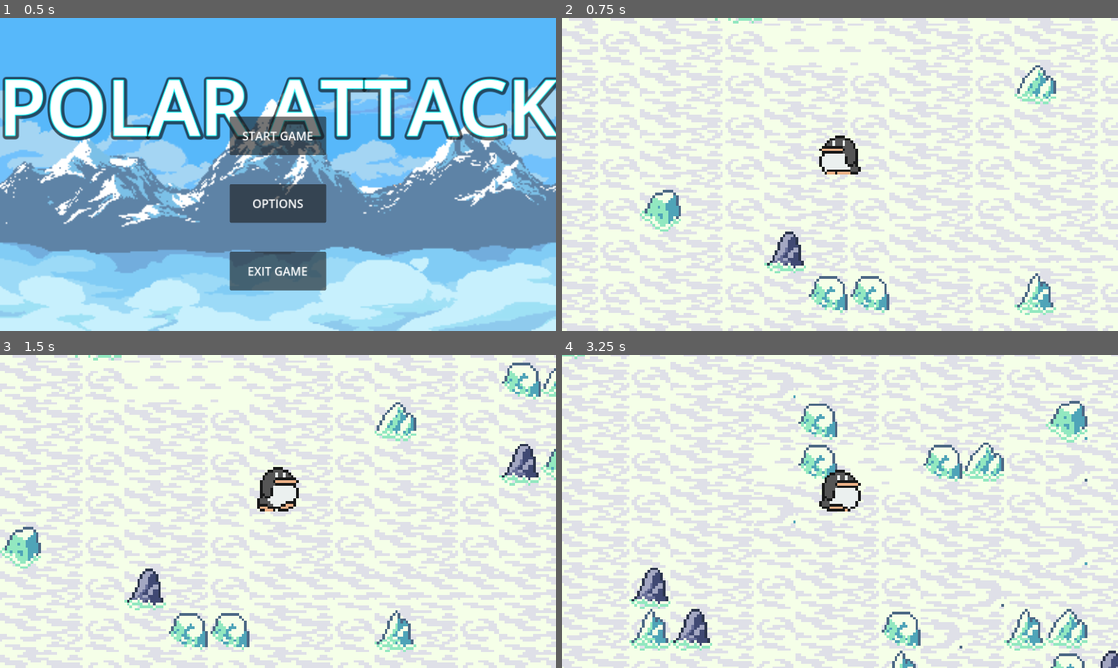
Above: before the commit, frames 1-4 (two rows, left to right).
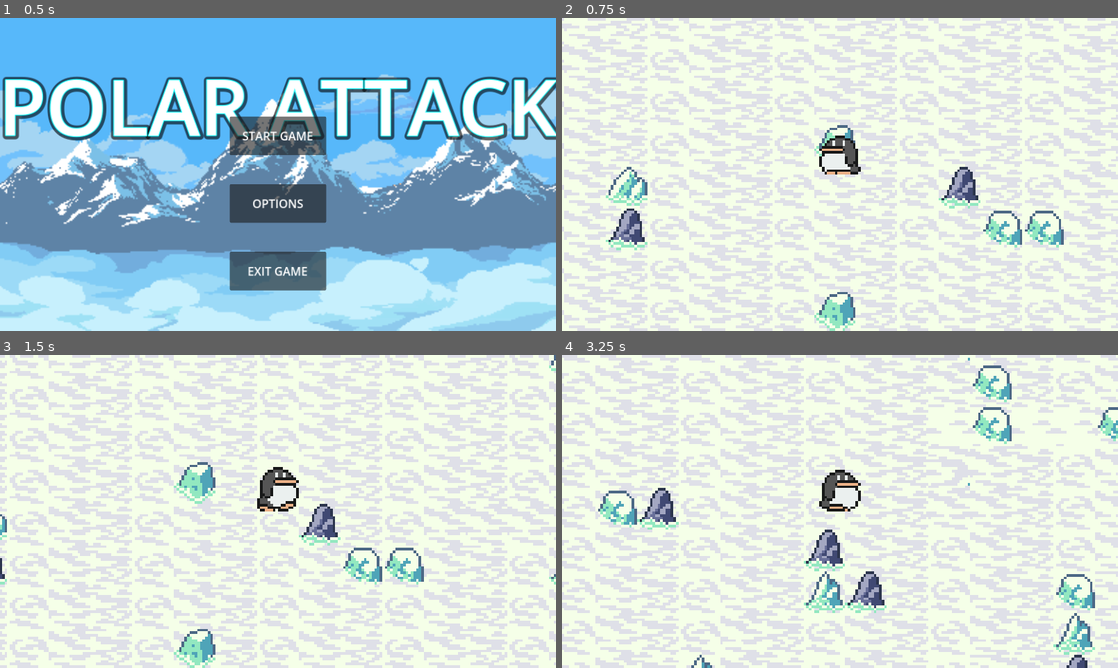
Above: after the commit, the same moments.

Repository: fossaplex/PolarAttack
Game: Godot game, scene res://Scenes/MainMenu/main_menu.tscn
Same seed, same stepped clock (60 frames per second), same inputs: the game is played once before the commit and once after it.
Inputs (mouse positions are in pixels of both pictures, inside the frame that each line leads up to):
- Up to frame 1 (0.5 s): no input
- Up to frame 2 (0.75 s): click "START GAME" at 0.5 s
- Up to frame 3 (1.5 s): tap Enter at 1.25 s; move the mouse to (400, 495) at 1.27 s; hold D (move_right) from 1.28 s (still down); click (400, 495) at 1.35 s
- Up to frame 4 (3.25 s): move the mouse to (728, 527) at 2.02 s; release D (move_right) at 2.03 s; hold S (move_down) 2.03-2.78 s; right-click (728, 527) at 2.1 s; move the mouse to (895, 442) at 2.77 s; hold D (move_right) from 2.78 s (still down); click (895, 442) at 2.85 s

Frame 1 is identical in both runs. In frame 2, 48% of the frame differs, in the area x 0-100%, y 0-100%; in frame 3, 48%; in frame 4, 52%.
Error after the commit: Invalid operands 'Vector2' and 'Nil' in operator '*'. (res://Scenes/Enemies/Enemy)

Commit message:
PA-7 player movement and y sort

Diff:
--- a/Scenes/Enemies/Enemy 1/Seal.gd
+++ b/Scenes/Enemies/Enemy 1/Seal.gd
@@ -1,14 +1,12 @@
 extends CharacterBody2D
 
-const SPEED = 100.0
+@export var SPEED = 20.0
 
-var PLAYER
-
-func _ready():
-	PLAYER = get_node('/root/Level/Player')
+@onready var target: CharacterBody2D = get_node('/root/Level/Player')
 
 func _physics_process(delta):
-	#var direction = global_position.direction_to(PLAYER.global_position)
-	#var velocity = direction * SPEED
-	position += (PLAYER.position - position)/SPEED
+	var direction = (target.global_position - global_position)
+	var direction_normalize = direction.normalized()
+	var target_distance = global_position.distance_to(target.global_position)
+	velocity = direction_normalize * SPEED if target_distance > 10 else Vector2.ZERO
 	move_and_slide()
--- a/Scenes/Enemies/Enemy 1/Seal.tscn
+++ b/Scenes/Enemies/Enemy 1/Seal.tscn
@@ -4,18 +4,22 @@
 [ext_resource type="Texture2D" uid="uid://s7siu3gjp5xh" path="res://Graphics/Spritesheets/Enemies/Seal.jpg" id="1_wu0ot"]
 
 [sub_resource type="RectangleShape2D" id="RectangleShape2D_7fa3f"]
-size = Vector2(14, 14)
+size = Vector2(13, 3)
 
 [node name="Seal" type="CharacterBody2D"]
-collision_mask = 5
+z_index = 1
+position = Vector2(0, -1)
+collision_layer = 2
+collision_mask = 7
 script = ExtResource("1_snkuk")
-
-[node name="CollisionShape2D" type="CollisionShape2D" parent="."]
-shape = SubResource("RectangleShape2D_7fa3f")
+SPEED = null
 
 [node name="Seal" type="Sprite2D" parent="."]
-position = Vector2(-4.23516e-22, 0)
+position = Vector2(0, -6)
 scale = Vector2(0.109619, 0.112867)
 texture = ExtResource("1_wu0ot")
 region_enabled = true
 region_rect = Rect2(52, 25.5, 135, 135)
+
+[node name="CollisionShape2D" type="CollisionShape2D" parent="."]
+shape = SubResource("RectangleShape2D_7fa3f")
--- a/Scenes/Levels/Level.gd
+++ b/Scenes/Levels/Level.gd
@@ -1,5 +1,4 @@
 extends Node2D
-
 
 # Called when the node enters the scene tree for the first time.
 func _ready():
--- a/Scenes/Levels/Level.tscn
+++ b/Scenes/Levels/Level.tscn
@@ -16,7 +16,9 @@
 layer_2/tile_data = PackedInt32Array()
 
 [node name="Player" parent="." instance=ExtResource("1_siijq")]
-position = Vector2(-35, -118)
+z_index = 1
+y_sort_enabled = true
+position = Vector2(-102, -93)
 
 [node name="Camera2D" type="Camera2D" parent="Player"]
 zoom = Vector2(5.395, 5.395)
@@ -27,4 +29,5 @@
 autoplay = true
 
 [node name="EnemySpawner" parent="." instance=ExtResource("5_xa74c")]
+y_sort_enabled = true
 position = Vector2(-52, 38)
--- a/Scenes/Map/map.tscn
+++ b/Scenes/Map/map.tscn
@@ -896,7 +896,9 @@
 
 [sub_resource type="TileSet" id="TileSet_8qbo0"]
 physics_layer_0/collision_layer = 4
+physics_layer_0/collision_mask = 3
 physics_layer_1/collision_layer = 4
+physics_layer_1/collision_mask = 3
 sources/0 = SubResource("TileSetAtlasSource_6pypk")
 sources/1 = SubResource("TileSetAtlasSource_cfpqt")
 
--- a/Scenes/Player/Player.gd
+++ b/Scenes/Player/Player.gd
@@ -5,7 +5,7 @@
 @onready var ap = $AnimationPlayer
 @onready var sprite = $Sprite2D
 
-func _process(delta):
+func _physics_process(delta):
 	var direction = Input.get_vector("move_left", "move_right", "move_up", "move_down")
 	velocity = direction * SPEED
 
--- a/Scenes/Player/Player.tscn
+++ b/Scenes/Player/Player.tscn
@@ -184,9 +184,7 @@
 }
 
 [node name="CharacterBody2D" type="CharacterBody2D"]
-z_index = 1
-y_sort_enabled = true
-collision_mask = 5
+collision_mask = 7
 script = ExtResource("1_ty1sm")
 SPEED = 150.0
 
--- a/Scenes/Spawner/Enemy Spawner.gd
+++ b/Scenes/Spawner/Enemy Spawner.gd
@@ -1,22 +1,9 @@
 extends Node2D
-var seal = preload("res://Scenes/Enemies/Enemy 1/Seal.tscn")
-var counter = 0
+var seal_scence = preload("res://Scenes/Enemies/Enemy 1/Seal.tscn")
 
-# Called when the node enters the scene tree for the first time.
 func _ready():
 	$Timer.start()
-	pass # Replace with function body.
-
-
-# Called every frame. 'delta' is the elapsed time since the previous frame.
-func _process(delta):
-	pass
-
 
 func _on_timer_timeout():
-	var enemy_seal = seal.instantiate()
-	add_child(enemy_seal)
-	counter+=1
-	print(counter)
-	#wait_time = 1
-	pass # Replace with function body.
+	var seal: CharacterBody2D = seal_scence.instantiate()
+	add_child(seal)
--- a/Scenes/Spawner/Enemy Spawner.tscn
+++ b/Scenes/Spawner/Enemy Spawner.tscn
@@ -3,11 +3,10 @@
 [ext_resource type="Script" path="res://Scenes/Spawner/Enemy Spawner.gd" id="1_ncui6"]
 
 [node name="EnemySpawner" type="Node2D"]
-z_index = 1
-z_as_relative = false
 script = ExtResource("1_ncui6")
 
 [node name="Timer" type="Timer" parent="."]
 wait_time = 1.443
+one_shot = true
 
 [connection signal="timeout" from="Timer" to="." method="_on_timer_timeout"]
